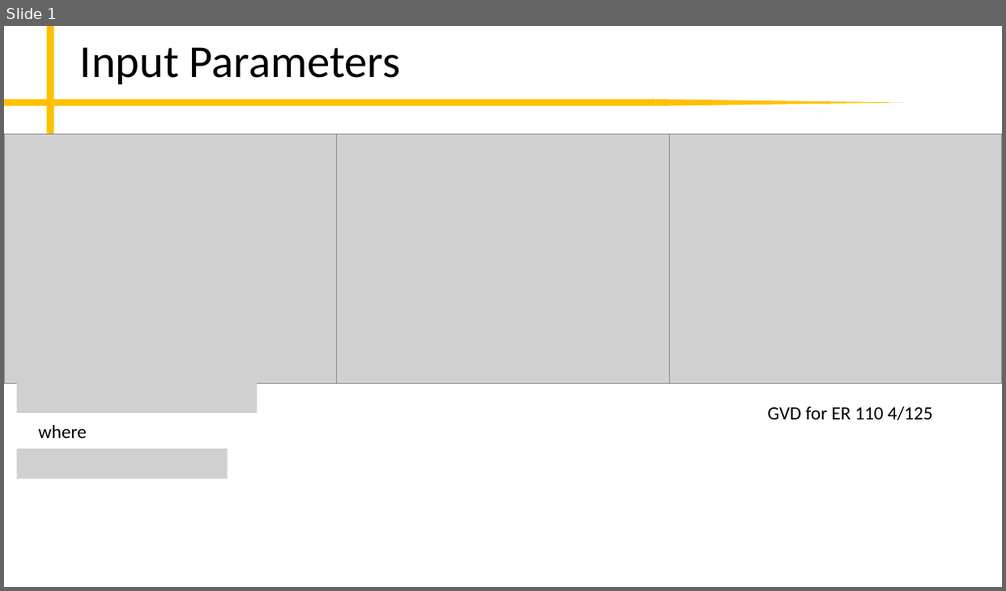
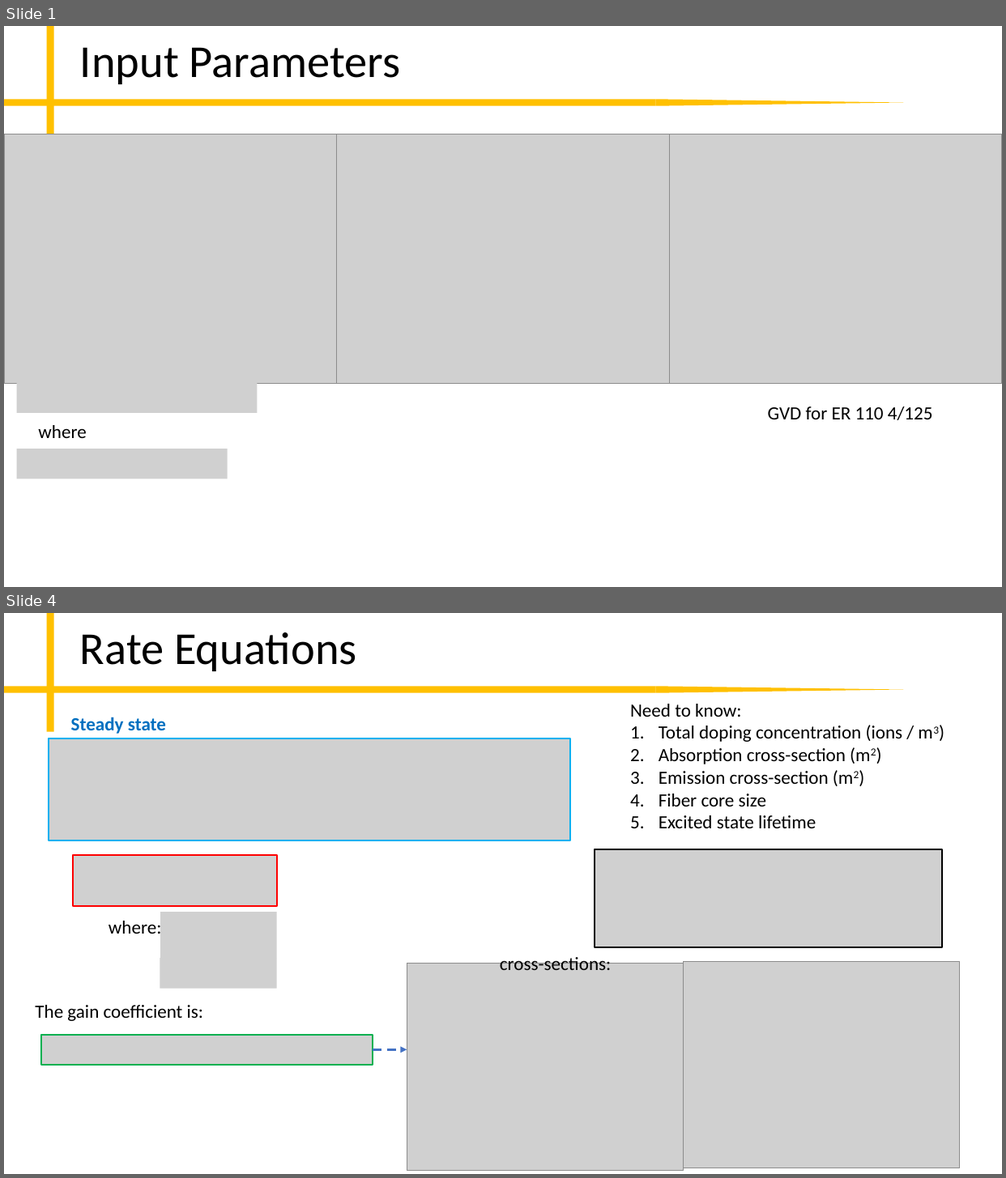
Before and after one commit to peter-chang62/Laser-Design-Scripts, a slide deck: memo.pptx. Shown one above the other, each under a label of ours: slide 1 before the commit, slides 1 and 4 after it; the slides between them are not shown. The pictures are 1006x591 and 1006x1178 pixels, drawn with LibreOffice and Linux fonts; fonts in the diff are those of the drawing; grey boxes stand for pictures. Boxes give left, top, right and bottom in pixels: in the first picture for what was removed or moved away, otherwise in the second. Text is boxed around its words. In the diff, an @@ line names an element or a change of style, - is before the commit and + after.

```diff
--- a/memo.pptx
+++ b/memo.pptx
@@ slide 4 added at [4, 613, 1002, 1174], background #FFFFFF; not listed: 3 template elements that a slide beside it also shows @@
@@ title added at [80, 632, 356, 671], 44 pt, text #000000 @@
+Rate Equations
@@ text added at [630, 704, 903, 828], 18 pt, text #000000 @@
+Need to know:
+1. Total doping concentration (ions / m3)
+2. Absorption cross-section (m2)
+3. Emission cross-section (m2)
+4. Fiber core size
+5. Excited state lifetime
@@ text added at [71, 717, 166, 734], 18 pt, text #0070C0, bold @@
+Steady state
@@ picture added at [49, 739, 571, 841] @@
@@ picture added at [73, 855, 277, 906] @@
@@ picture added at [594, 850, 942, 948] @@
@@ text added at [108, 918, 161, 939], 18 pt, text #000000 @@
+where:
@@ picture added at [160, 913, 276, 959] @@
@@ picture added at [160, 958, 276, 988] @@
@@ picture added at [683, 962, 959, 1169] @@
@@ text added at [35, 1005, 203, 1021], 18 pt, text #000000 @@
+The gain coefficient is:
@@ picture added at [41, 1035, 373, 1065] @@
@@ arrow added from (373, 1050) to (407, 1050), #4472C4 2 pt dashed @@
@@ group added at [407, 955, 683, 1171]: 3 pictures, 1 text @@
+cross-sections:
```
Also in this commit, not shown: 1 slide changed, 4 other slides added, 1 other file.
